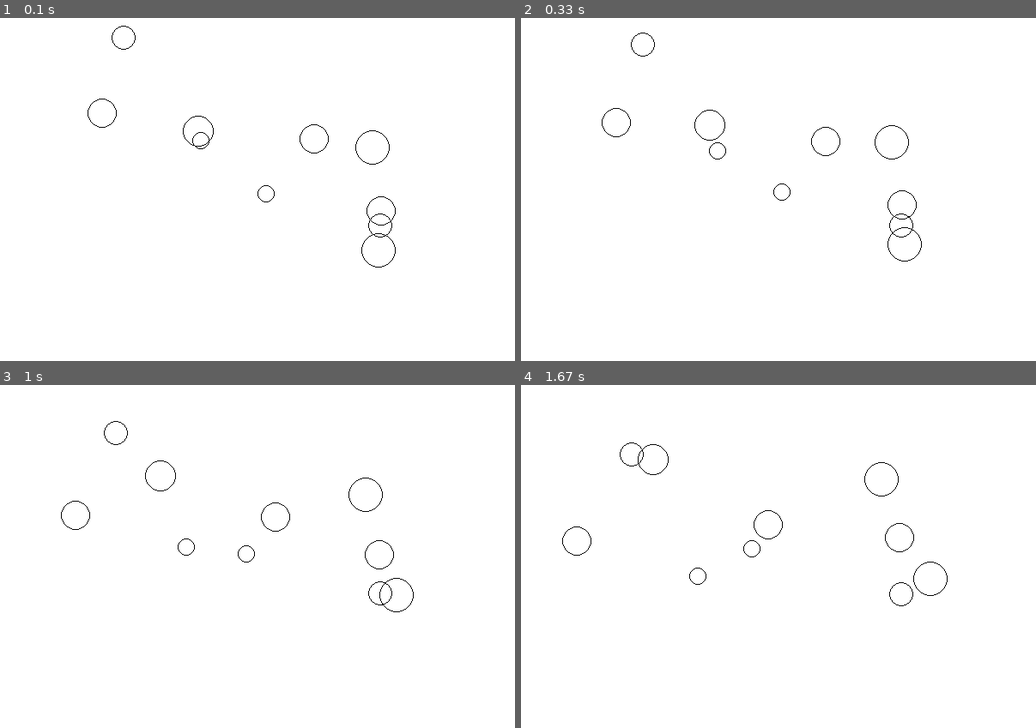
Above: before the commit, frames 1-4 (two rows, left to right).
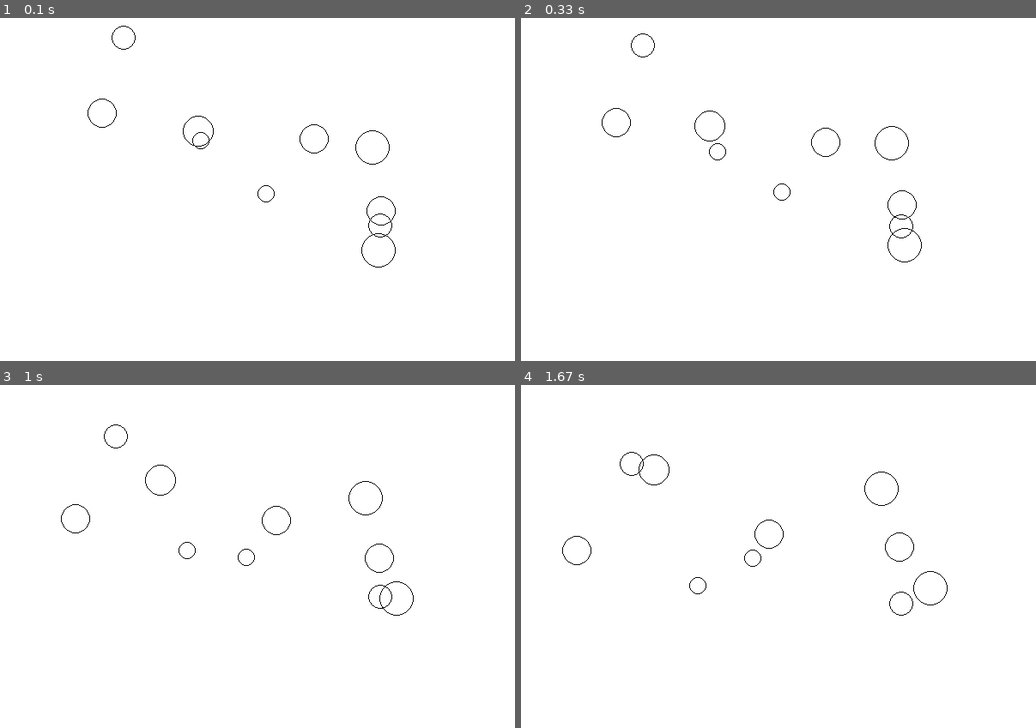
Above: after the commit, the same moments.

Repository: shantanu404/pygame-physics
Game: pygame game, started from main.py
Same seed, same stepped clock (60 frames per second), same inputs: the game is played once before the commit and once after it.
Inputs:
- Up to frame 1 (0.1 s): no input
- Up to frame 2 (0.33 s): no input
- Up to frame 3 (1 s): no input
- Up to frame 4 (1.67 s): no input

Frame 1 is identical in both runs. In frame 2, 0.4% of the frame differs, in the area x 21-78%, y 4-72%; in frame 3, 0.7%; in frame 4, 0.7%, in the area x 8-83%, y 16-68%.

Commit message:
Tutorial 6 - Adding FORCESgit add .

Diff:
--- /dev/null
+++ b/force.py
@@ -0,0 +1,3 @@
+GRAVITY = (0, 0.002)
+DRAG = 0.0001
+ELASTICITY = 0.8
--- a/main.py
+++ b/main.py
@@ -9,7 +9,7 @@
 
 def main():
 	screen = pygame.display.set_mode((width, height))
-	pygame.display.set_caption("Tutorial 5")
+	pygame.display.set_caption("Tutorial 6")
 
 	num_particles = 10;
 	my_particles = []
--- a/particle.py
+++ b/particle.py
@@ -1,5 +1,8 @@
 import pygame
 import math
+
+import vector
+import force
 
 class Particle(object):
 	"""docstring for Particle"""
@@ -18,6 +21,8 @@
 		return
 
 	def move(self):
+		(self.angle, self.speed) = vector.add_vectors((self.angle, self.speed), force.GRAVITY)
+		self.speed *= (1 - force.DRAG)
 		self.x += (math.sin(self.angle) * self.speed)
 		self.y += (math.cos(self.angle) * self.speed)
 		self.bounce()
@@ -27,14 +32,20 @@
 		if self.x > self.screen.get_size()[0] - self.size:
 			self.x = 2*(self.screen.get_size()[0]-self.size) - self.x
 			self.angle = -self.angle
+			self.speed *= force.ELASTICITY
 		elif self.x < self.size:
 			self.x = 2*self.size - self.x
 			self.angle = -self.angle
+			self.speed *= force.ELASTICITY
 
 		if self.y > self.screen.get_size()[1] - self.size:
 			self.y = 2*(self.screen.get_size()[1] - self.size) - self.y
 			self.angle = math.pi - self.angle
+			self.speed *= force.ELASTICITY
+
 		elif self.y < self.size:
 			self.y = 2*self.size - self.y
 			self.angle = math.pi - self.angle
+			self.speed *= force.ELASTICITY
+
 		return
--- /dev/null
+++ b/vector.py
@@ -0,0 +1,9 @@
+import math
+
+def add_vectors(vector1, vector2):
+	#Note the vectors are tuple (angle, magnitude)
+	x = math.sin(vector1[0]) * vector1[1] + math.sin(vector2[0]) * vector2[1]
+	y = math.cos(vector1[0]) * vector1[1] + math.cos(vector2[0]) * vector2[1]
+	mag = math.hypot(x, y)
+	angle = (math.pi/2) - math.atan2(y, x)
+	return (angle, mag)
